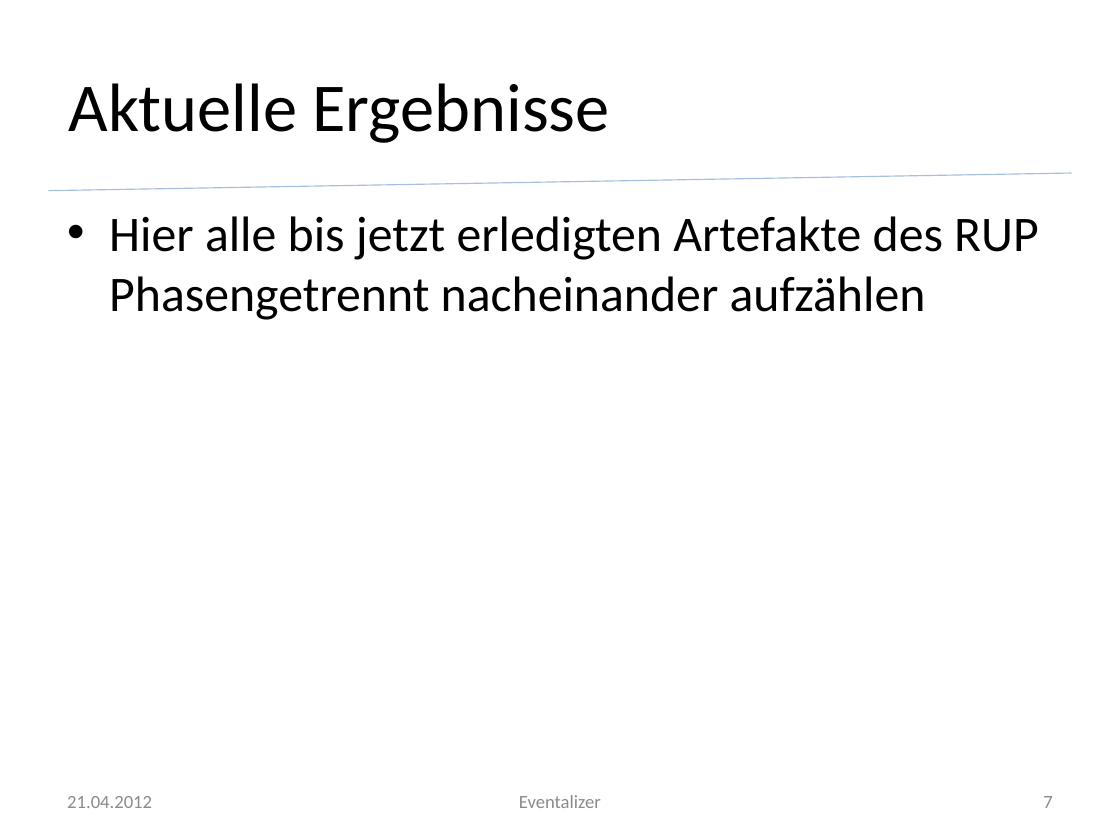
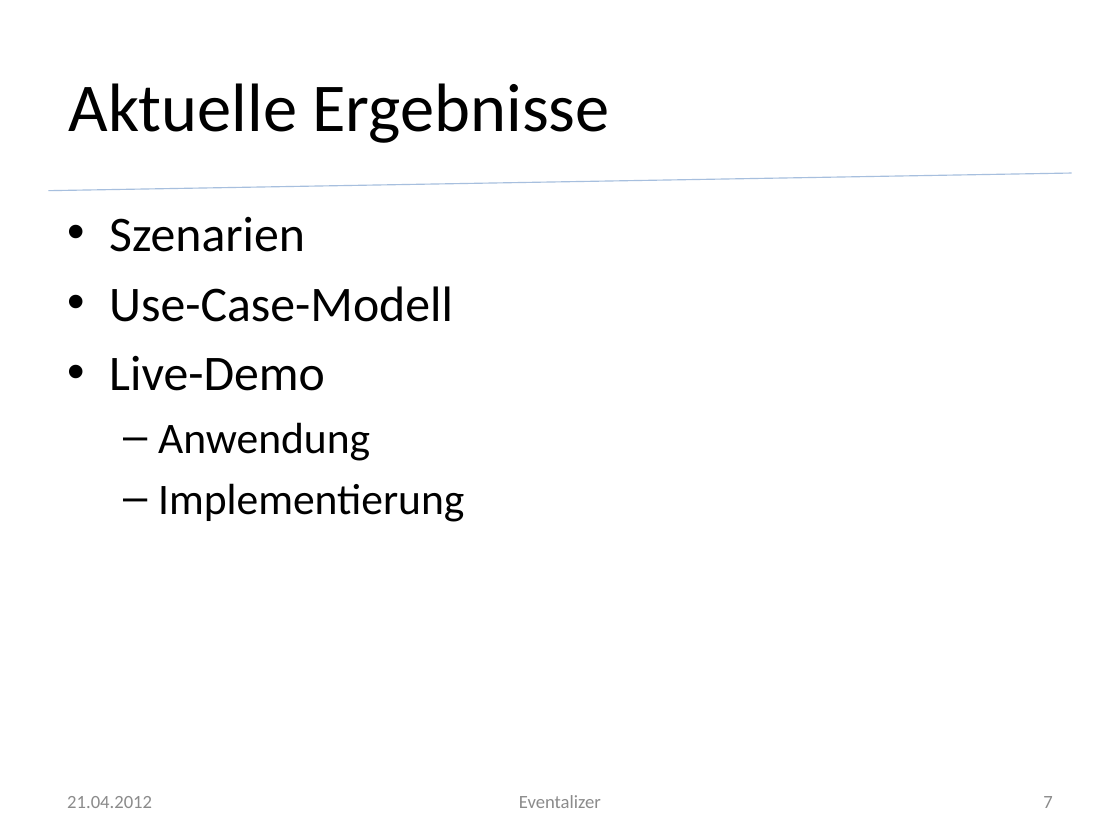
Before and after one commit to silkslostsoul/Eventalizer, a slide deck: slide 7 of Dokumente/Zwischenstand zum 2012 04 21.pptx. Drawn at 1120x840 pixels with LibreOffice and Linux fonts; fonts in the diff are those of the drawing; background and template pictures are left out. Boxes give left, top, right and bottom in pixels: in the first picture for what was removed or moved away, otherwise in the second. Text is boxed around its words. In the diff, an @@ line names an element or a change of style, - is before the commit and + after.

```diff
--- a/Dokumente/Zwischenstand zum 2012 04 21.pptx
+++ b/Dokumente/Zwischenstand zum 2012 04 21.pptx
@@ text at [109, 216, 464, 522]: text changed @@
-• Hier alle bis jetzt erledigten Artefakte des RUP Phasengetrennt nacheinander aufzählen
+• Szenarien
+• Use-Case-Modell
+• Live-Demo
+  – Anwendung
+  – Implementierung
```
Also in this commit, not shown: 1 other file.
